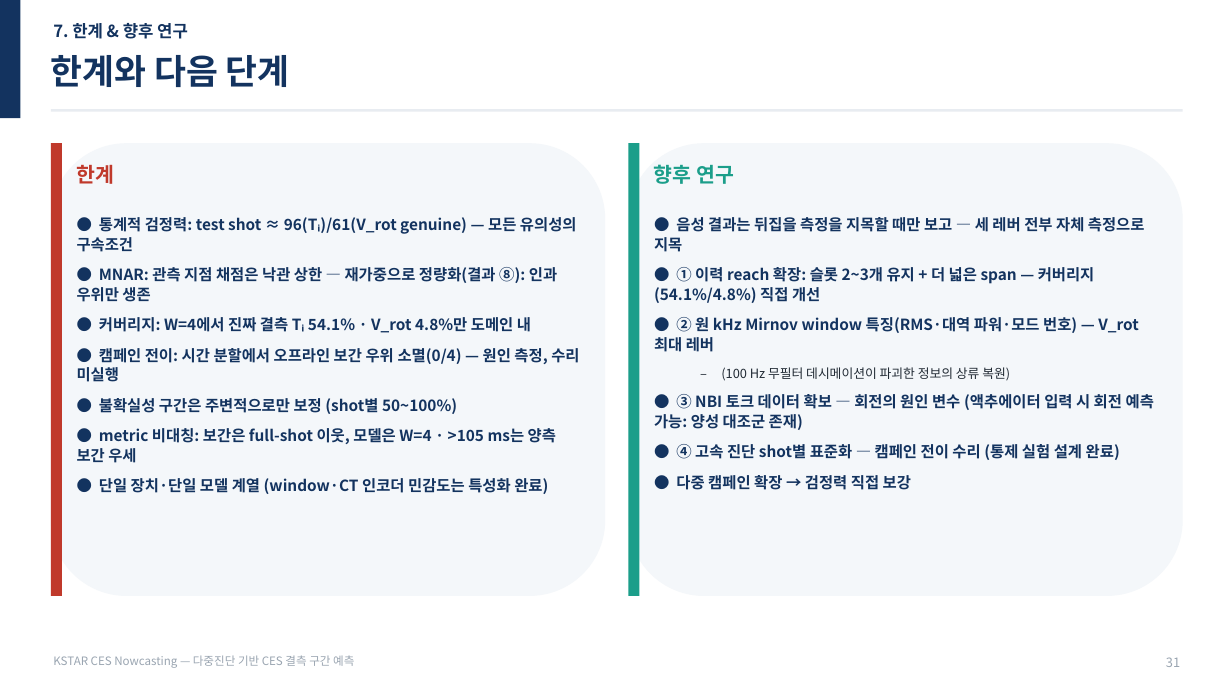
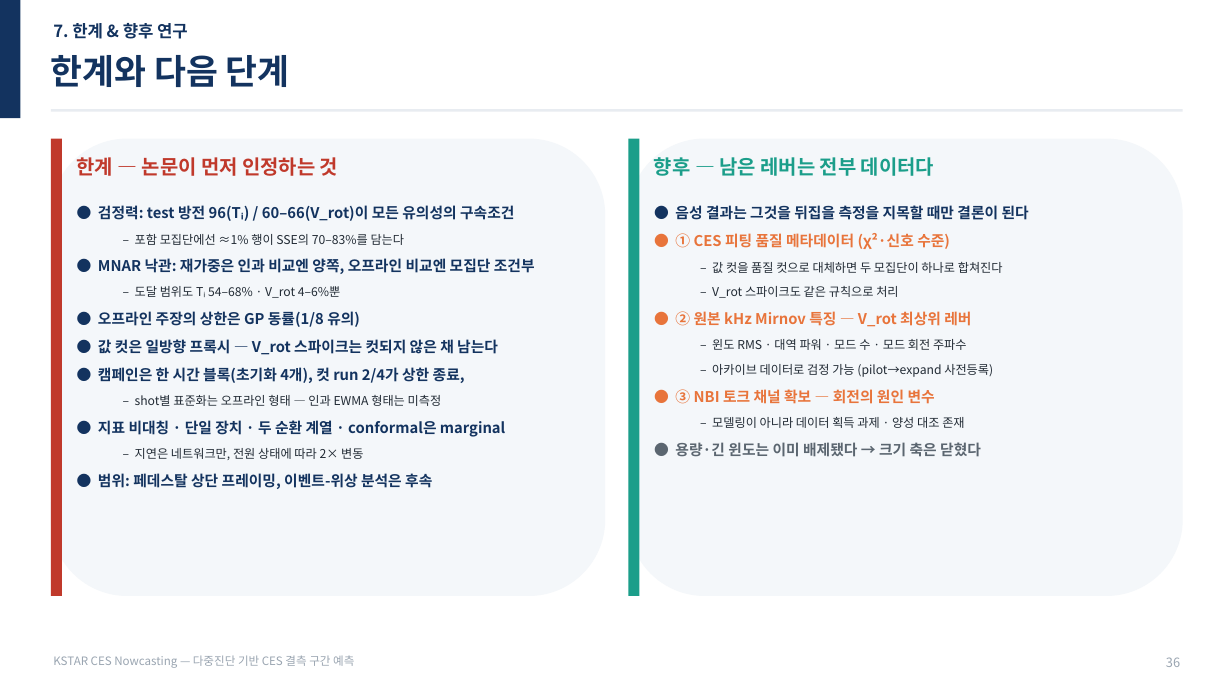
Before and after one commit to iseungsang01/ml-intern-revision, a slide deck: slide 44 of docs/presentation/KSTAR_CES_발표자료.pptx (slide 39 before the commit). Drawn at 1232x693 pixels with LibreOffice and Linux fonts; fonts in the diff are those of the drawing. Boxes give left, top, right and bottom in pixels: in the first picture for what was removed or moved away, otherwise in the second. Text is boxed around its words. In the diff, an @@ line names an element or a change of style, - is before the commit and + after.

Commit message:
Rebuild all four presentation decks on the confirmed protocol (§8ab): seq_v2 main model, W=2 window control, two co-primary populations, B.1 gate, campaign-split survival, ladder+scaling, new defense Q&A; FIT/preview warnings 0; README updated

```diff
--- a/docs/presentation/KSTAR_CES_발표자료.pptx
+++ b/docs/presentation/KSTAR_CES_발표자료.pptx
@@ rounded rectangle resized from (x1=51, y1=143, x2=605, y2=596) to (x1=51, y1=139, x2=605, y2=596) @@
@@ rectangle resized from (x1=51, y1=143, x2=62, y2=596) to (x1=51, y1=139, x2=62, y2=596) @@
@@ rounded rectangle resized from (x1=628, y1=143, x2=1183, y2=596) to (x1=628, y1=139, x2=1183, y2=596) @@
@@ rectangle resized from (x1=628, y1=143, x2=640, y2=596) to (x1=628, y1=139, x2=640, y2=596) @@
@@ text at (x1=76, y1=157, x2=338, y2=176): text changed; size 16 to 15.5 pt @@
-한계
+한계 — 논문이 먼저 인정하는 것
@@ text at (x1=654, y1=157, x2=934, y2=176): text changed; size 16 to 15.5 pt @@
-향후 연구
+향후 — 남은 레버는 전부 데이터다
@@ text at (x1=98, y1=205, x2=535, y2=489): text changed; size 12 to 11.5 pt @@
-● 통계적 검정력: test shot ≈ 96(Tᵢ)/61(V_rot genuine) — 모든 유의성의 구속조건
-● MNAR: 관측 지점 채점은 낙관 상한 — 재가중으로 정량화(결과 ⑧): 인과 우위만 생존
-● 커버리지: W=4에서 진짜 결측 Tᵢ 54.1% · V_rot 4.8%만 도메인 내
-● 캠페인 전이: 시간 분할에서 오프라인 보간 우위 소멸(0/4) — 원인 측정, 수리 미실행
-● 불확실성 구간은 주변적으로만 보정 (shot별 50~100%)
-● metric 비대칭: 보간은 full-shot 이웃, 모델은 W=4 · >105 ms는 양측 보간 우세
-● 단일 장치·단일 모델 계열 (window·CT 인코더 민감도는 특성화 완료)
+● 검정력: test 방전 96(Tᵢ) / 60–66(V_rot)이 모든 유의성의 구속조건
+  – 포함 모집단에선 ≈1% 행이 SSE의 70–83%를 담는다
+● MNAR 낙관: 재가중은 인과 비교엔 양쪽, 오프라인 비교엔 모집단 조건부
+  – 도달 범위도 Tᵢ 54–68% · V_rot 4–6%뿐
+● 오프라인 주장의 상한은 GP 동률(1/8 유의)
+● 값 컷은 일방향 프록시 — V_rot 스파이크는 컷되지 않은 채 남는다
+● 캠페인은 한 시간 블록(초기화 4개), 컷 run 2/4가 상한 종료,
+  – shot별 표준화는 오프라인 형태 — 인과 EWMA 형태는 미측정
+● 지표 비대칭 · 단일 장치 · 두 순환 계열 · conformal은 marginal
+  – 지연은 네트워크만, 전원 상태에 따라 2× 변동
+● 범위: 페데스탈 상단 프레이밍, 이벤트-위상 분석은 후속
@@ text at (x1=675, y1=205, x2=1029, y2=457): text changed; size 12 to 9.5 pt; text colour #13335F to #222B35; bold off @@
-● 음성 결과는 뒤집을 측정을 지목할 때만 보고 — 세 레버 전부 자체 측정으로 지목
-● ① 이력 reach 확장: 슬롯 2~3개 유지 + 더 넓은 span — 커버리지(54.1%/4.8%) 직접 개선
-● ② 원 kHz Mirnov window 특징(RMS·대역 파워·모드 번호) — V_rot 최대 레버
-  – (100 Hz 무필터 데시메이션이 파괴한 정보의 상류 복원)
-● ③ NBI 토크 데이터 확보 — 회전의 원인 변수 (액추에이터 입력 시 회전 예측 가능: 양성 대조군 존재)
-● ④ 고속 진단 shot별 표준화 — 캠페인 전이 수리 (통제 실험 설계 완료)
-● 다중 캠페인 확장 → 검정력 직접 보강
+● 음성 결과는 그것을 뒤집을 측정을 지목할 때만 결론이 된다
+● ① CES 피팅 품질 메타데이터 (χ²·신호 수준)
+  – 값 컷을 품질 컷으로 대체하면 두 모집단이 하나로 합쳐진다
+  – V_rot 스파이크도 같은 규칙으로 처리
+● ② 원본 kHz Mirnov 특징 — V_rot 최상위 레버
+  – 윈도 RMS · 대역 파워 · 모드 수 · 모드 회전 주파수
+  – 아카이브 데이터로 검정 가능 (pilot→expand 사전등록)
+● ③ NBI 토크 채널 확보 — 회전의 원인 변수
+  – 모델링이 아니라 데이터 획득 과제 · 양성 대조 존재
+● 용량·긴 윈도는 이미 배제됐다 → 크기 축은 닫혔다
@@ text at (x1=1166, y1=657, x2=1180, y2=667): text changed @@
-31
+36
```
Also in this commit, not shown: 27 other slides changed, 17 slides added, 12 slides removed, 9 other files.
